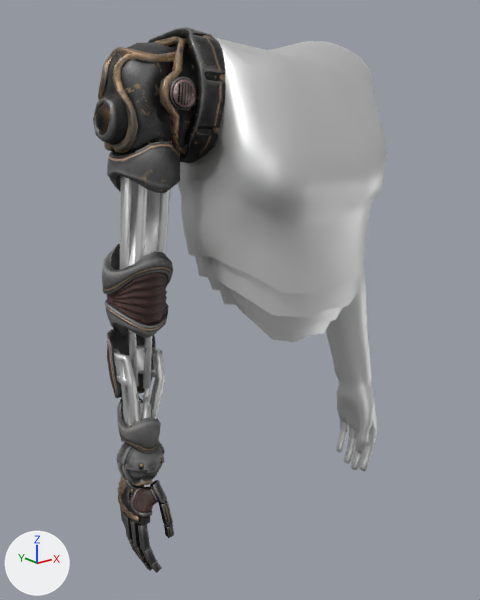
Before and after pictures for a commit that changed the FBX model Assets/ARM/Models/! Reimport.fbx.
Camera for both pictures: a 50 mm lens placed at (-0.671, -0.754, 1.437), pointed at (-0.037, 0.038, 1.12). Lighting does not change. The marker at lower left points along +X, +Y and +Z. Where no turn or scale is listed for an object, it has been applied to the vertices.

The older version as bpy lines, for what is in view:
```python
me_shoulder_ring_outer_lp = bpy.data.meshes.new('Shoulder Ring Outer.LP')
me_shoulder_ring_outer_lp.from_pydata(...)  # 3899 vertices, 6675 faces; spans x -0.104..0.066, y -0.09..0.09, z -0.708..0.086
# faces by material slot: [1736, 876, 2114, 1949]
me_shoulder_ring_outer_lp.materials.append(mat_shoulder)
me_shoulder_ring_outer_lp.materials.append(mat_arm_detail)
me_shoulder_ring_outer_lp.materials.append(mat_arm_surfaces)  # picture img_low_poly_v07_misc_fixes_arm_surfaces_albedotransparency_png
me_shoulder_ring_outer_lp.materials.append(mat_hand)
me_trimmed_body_lp = bpy.data.meshes.new('Trimmed Body.LP')
me_trimmed_body_lp.from_pydata(...)  # 1514 vertices, 2830 faces; spans x -0.146..0.276, y -0.132..0.135, z 0.723..1.513
me_trimmed_body_lp.materials.append(mat_body)  # white #e7e7e7
ob_arm = bpy.data.objects.new('Arm', me_shoulder_ring_outer_lp)
ob_arm.location = (-0.166, 0.055, 1.434)
ob_body = bpy.data.objects.new('Body', me_trimmed_body_lp)
ob_body.location = (0.0, 0.0, 0.0)
```
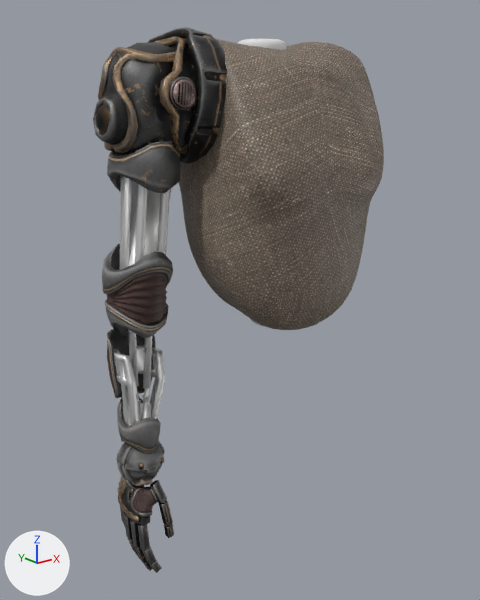
The change, as a diff of the scene's bpy script:
```diff
--- a/Assets/ARM/Models/! Reimport.fbx.py
+++ b/Assets/ARM/Models/! Reimport.fbx.py
@@ img_book_pattern_col1_2k_2_jpg @@
+img_book_pattern_col1_2k_2_jpg = load_image('book_pattern_col1_2k_2.jpg', '../Materials/textures/book_pattern_col1_2k_2.jpg', 2048, 2048, 'sRGB')
@@ img_book_pattern_nor_gl_2k_jpg @@
+img_book_pattern_nor_gl_2k_jpg = load_image('book_pattern_nor_gl_2k.jpg', '../Materials/textures/book_pattern_nor_gl_2k.jpg', 2048, 2048, 'Non-Color')
@@ img_poliigon_woodfloorash_4186_normal_jpg @@
+img_poliigon_woodfloorash_4186_normal_jpg = load_image('Poliigon_WoodFloorAsh_4186_Normal.jpg', '../Materials/textures/Poliigon_WoodFloorAsh_4186_Normal.jpg', 1024, 1024, 'Non-Color')
@@ mat_body_001 @@
+mat_body_001 = bpy.data.materials.new('Body.001')
+# uses the picture img_book_pattern_col1_2k_2_jpg
+# uses the picture img_book_pattern_nor_gl_2k_jpg
@@ mat_dummy_wood @@
+mat_dummy_wood = bpy.data.materials.new('dummy wood')
+mat_dummy_wood.use_nodes = True; mat_dummy_wood.node_tree.nodes.clear()
+_N = mat_dummy_wood.node_tree.nodes; _L = mat_dummy_wood.node_tree.links
+n0 = _N.new('ShaderNodeBsdfPrincipled'); n0.name = 'Principled BSDF'
+n1 = _N.new('ShaderNodeOutputMaterial'); n1.name = 'Material Output'
+n2 = _N.new('ShaderNodeTexImage'); n2.name = 'Image Texture.002'
+n2.image = img_poliigon_woodfloorash_4186_normal_jpg
+n3 = _N.new('ShaderNodeNormalMap'); n3.name = 'Normal Map'
+_L.new(n2.outputs[0], n3.inputs[1])  # 'Color' to 'Color'
+_L.new(n3.outputs[0], n0.inputs[5])  # 'Normal' to 'Normal'
+_L.new(n0.outputs[0], n1.inputs[0])  # 'BSDF' to 'Surface'
@@ me_mesh @@
+me_mesh.from_pydata(...)  # 3967 vertices, 3956 faces; spans x -0.143..0.194, y -0.127..0.133, z 1.086..1.511
+# faces by material slot: [2300, 1656]
+me_mesh.materials.append(mat_body_001)
+me_mesh.materials.append(mat_dummy_wood)
@@ ob_body @@
-ob_body = bpy.data.objects.new('Body', me_trimmed_body_lp)
-ob_body.location = (0.0, 0.0, 0.0)
@@ ob_body_001 @@
+ob_body_001 = bpy.data.objects.new('Body.001', me_mesh)
+ob_body_001.location = (0.0, 0.0, 0.0)
```

Where the change shows, as pixel boxes [x1, y1, x2, y2] in the pictures (480 x 600 px):
'Body', deleted: before [171, 38, 387, 471]
'Body.001', added: after [171, 39, 384, 330]
    faces in mat_body_001: [171, 39, 384, 330]
    faces in mat_dummy_wood: [238, 39, 287, 326]
